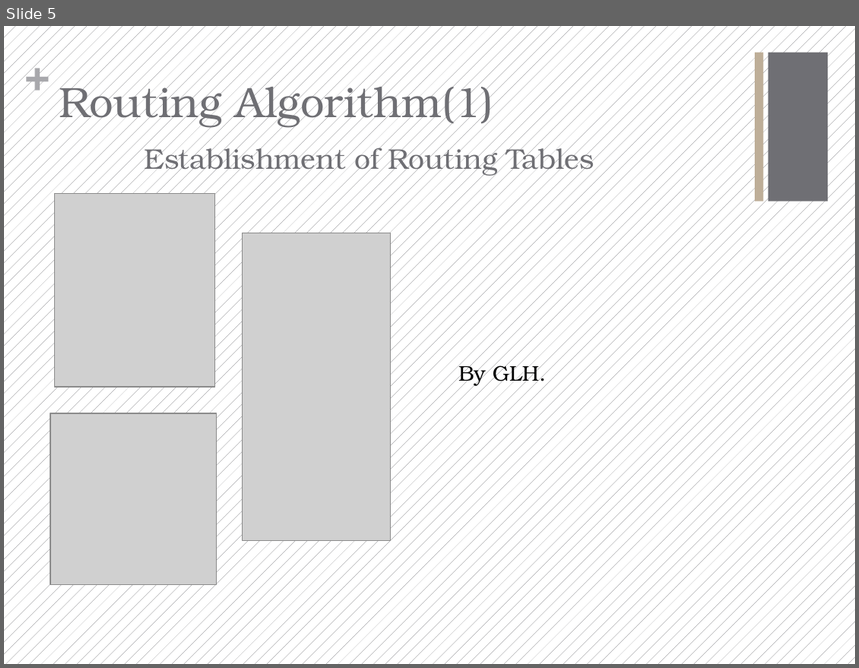
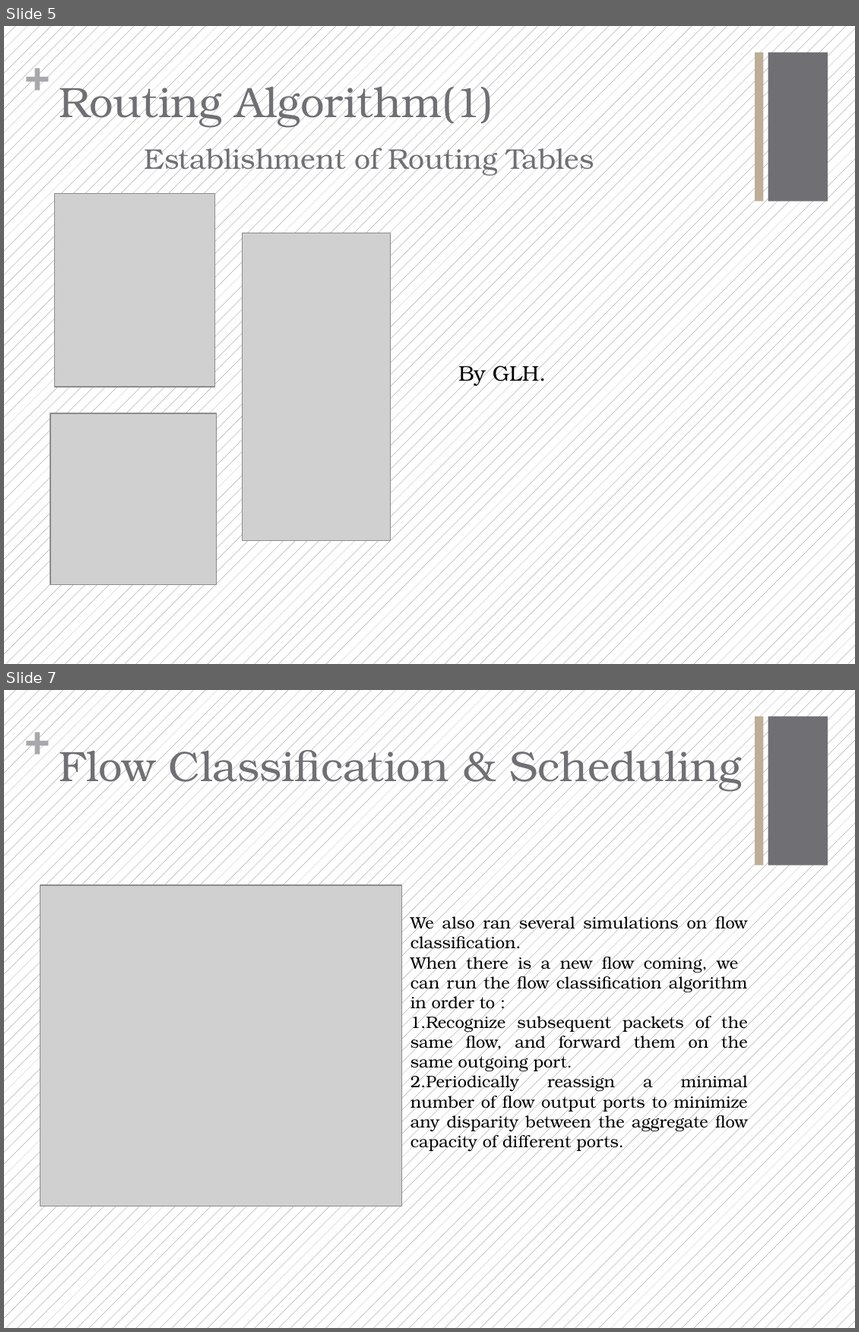
Before and after one commit to Fu-Yilei/Scalable-data-center-simulation, a slide deck: Presentation/presentation.pptx. Shown one above the other, each under a label of ours: slide 5 before the commit, slides 5 and 7 after it; the slides between them are not shown. The pictures are 859x668 and 859x1332 pixels, drawn with LibreOffice and Linux fonts; fonts in the diff are those of the drawing; grey boxes stand for pictures. Boxes give left, top, right and bottom in pixels: in the first picture for what was removed or moved away, otherwise in the second. Text is boxed around its words. In the diff, an @@ line names an element or a change of style, - is before the commit and + after.

```diff
--- a/Presentation/presentation.pptx
+++ b/Presentation/presentation.pptx
@@ slide 7 added at box(4, 690, 855, 1328), background pattern #6F6F74 on #FFFFFF; not listed: 3 template elements that a slide beside it also shows @@
@@ title added at box(59, 742, 742, 792), 36 pt, text #6F6F74 @@
+Flow Classification & Scheduling
@@ picture added at box(40, 885, 402, 1206) @@
@@ text added at box(411, 913, 748, 1152), 14 pt, text #000000 @@
+We also ran several simulations on flow classification.
+When there is a new flow coming, we can run the flow classification algorithm in order to :
+1.Recognize subsequent packets of the same flow, and forward them on the same outgoing port.
+2.Periodically reassign a minimal number of flow output ports to minimize any disparity between the aggregate flow capacity of different ports.
```
Also in this commit, not shown: 1 slide changed, 1 other slide added, 1 slide removed, 5 other files.
